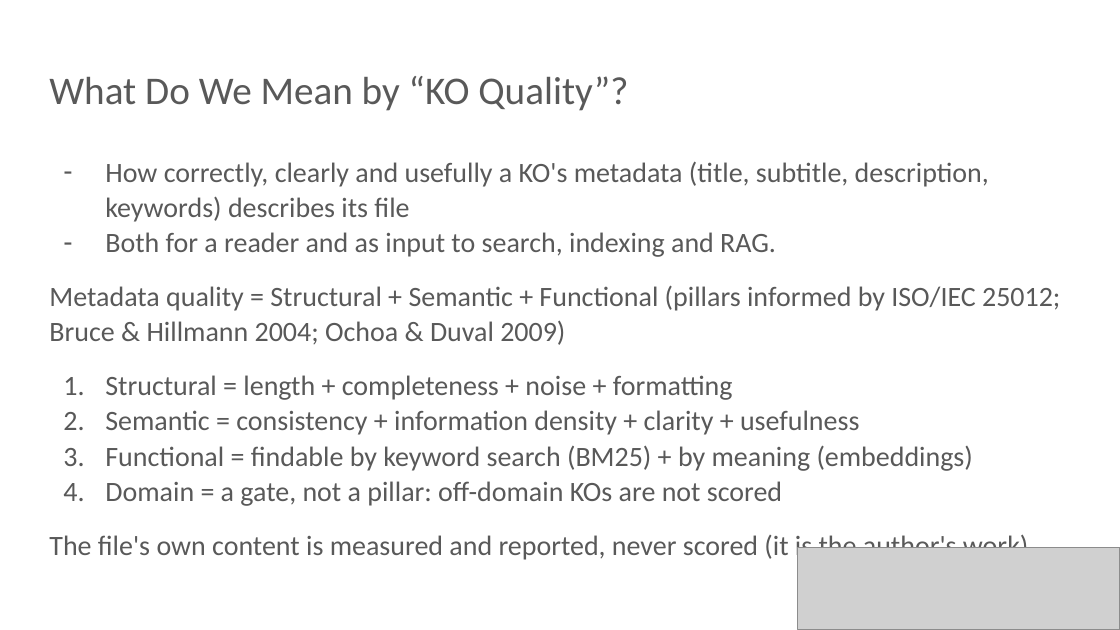
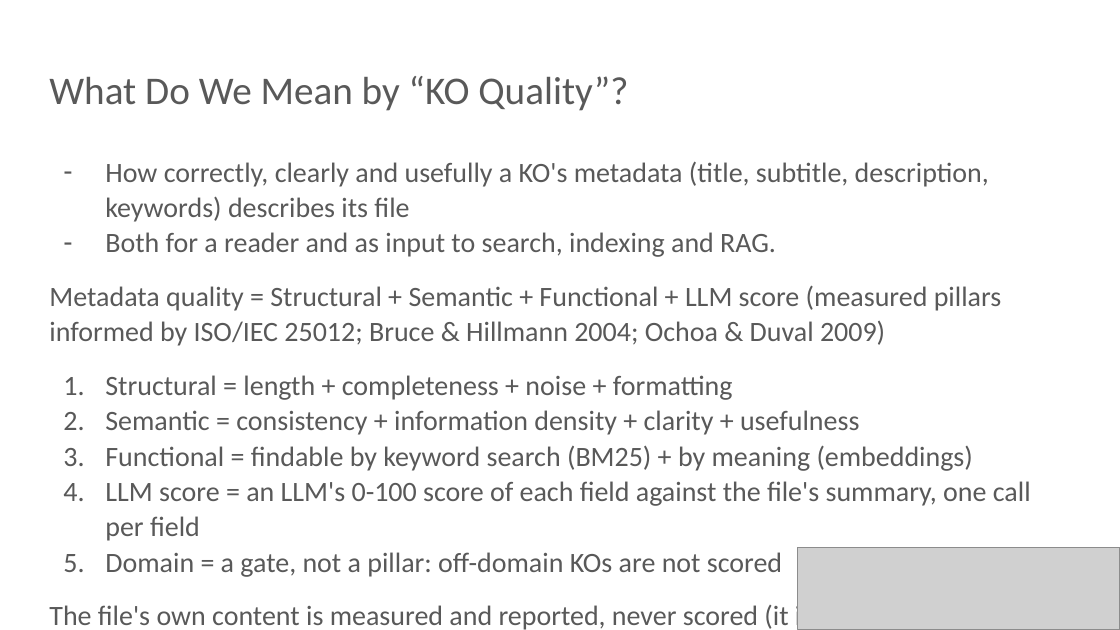
Before and after one commit to pranavnbapat/euf_ko_quality_assessor, a slide deck: slide 9 of assess_ko_quality/docs/EUF KO Quality.pptx. Drawn at 1120x630 pixels with LibreOffice and Linux fonts; fonts in the diff are those of the drawing; grey boxes stand for pictures. Boxes give left, top, right and bottom in pixels: in the first picture for what was removed or moved away, otherwise in the second. Text is boxed around its words. In the diff, an @@ line names an element or a change of style, - is before the commit and + after.

Commit message:
Add opt-in resummarisation, generated LLM metadata and the LLM pillar; curate dependencies and refresh the docs

```diff
--- a/assess_ko_quality/docs/EUF KO Quality.pptx
+++ b/assess_ko_quality/docs/EUF KO Quality.pptx
@@ text at [49, 286, 1002, 346]: text changed @@
-Metadata quality = Structural + Semantic + Functional (pillars informed by ISO/IEC 25012; Bruce & Hillmann 2004; Ochoa & Duval 2009)
+Metadata quality = Structural + Semantic + Functional + LLM score (measured pillars informed by ISO/IEC 25012; Bruce & Hillmann 2004; Ochoa & Duval 2009)
@@ text at [105, 481, 1031, 541]: paragraph added @@
+4. LLM score = an LLM's 0-100 score of each field against the file's summary, one call per field
```
Also in this commit, not shown: 3 other slides changed, 43 other files.
